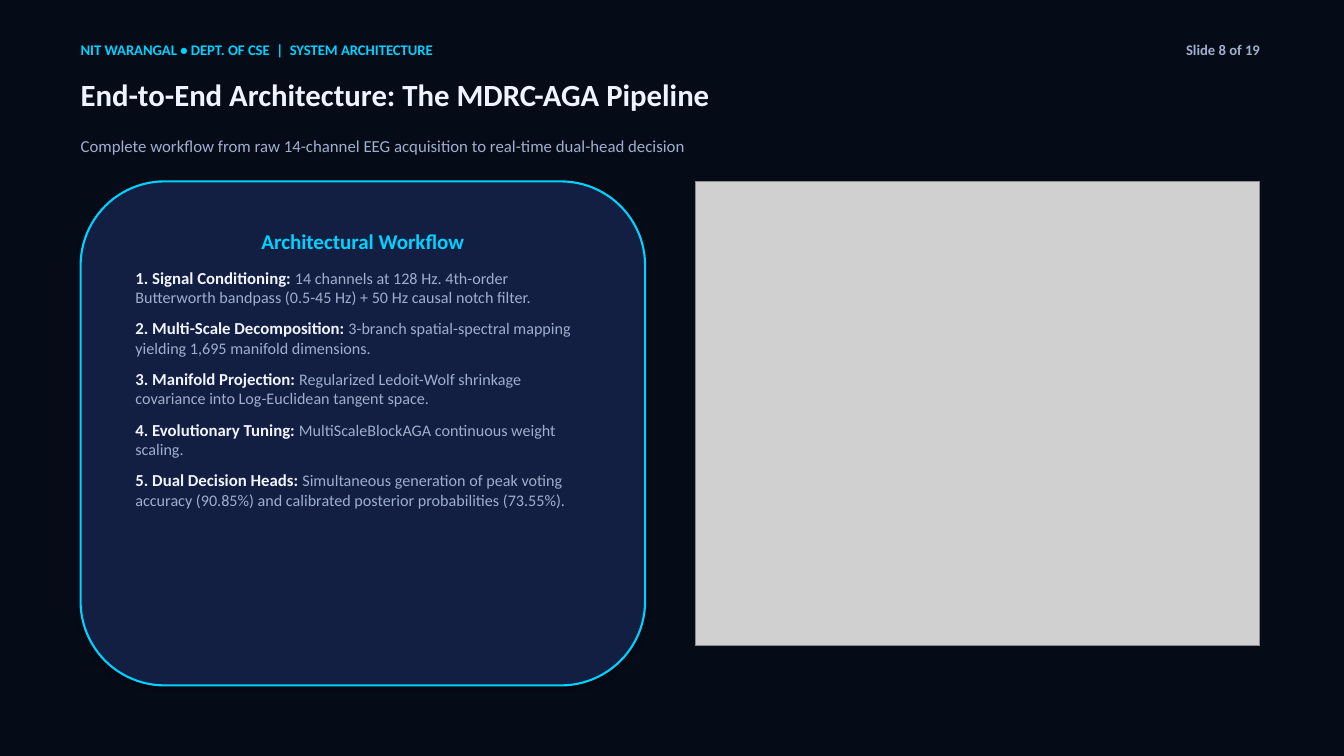
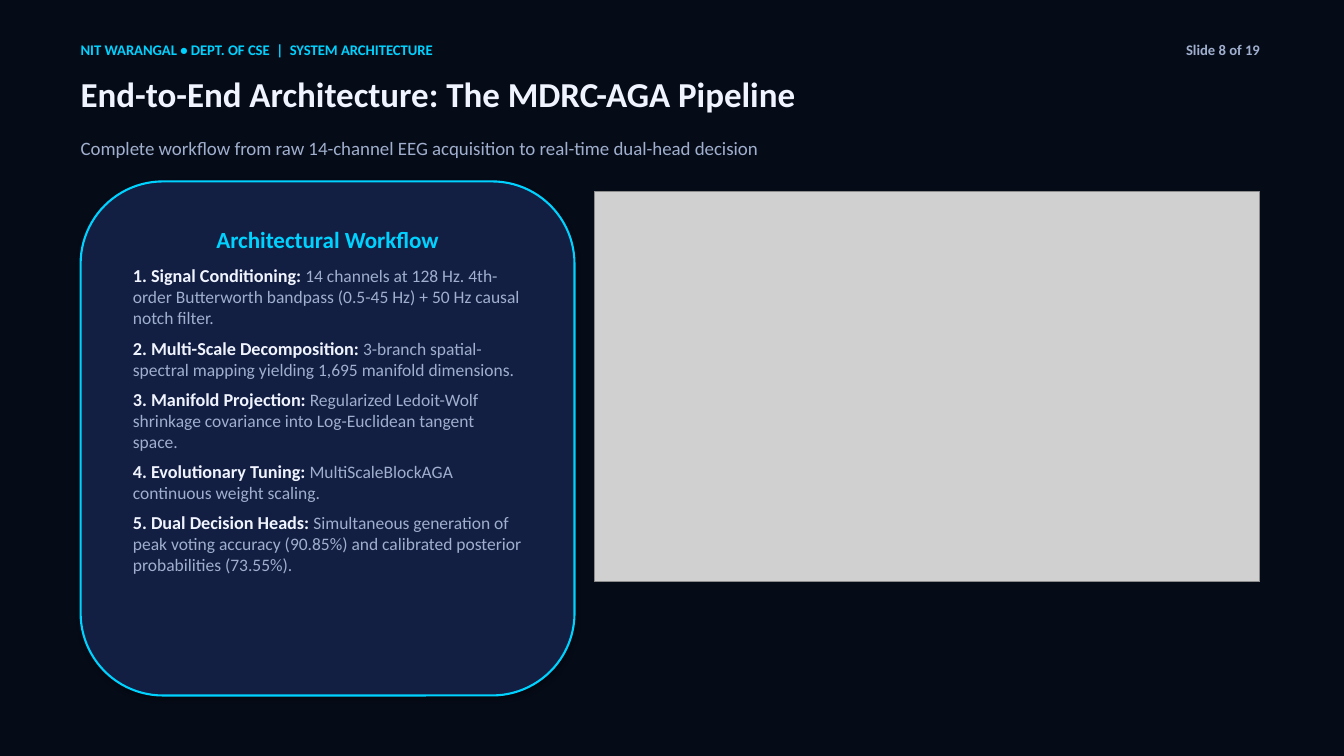
Before and after one commit to bharrdwajsaurabh-git/NITW-Topic6-EEG-Imagined-Words, a slide deck: slide 8 of NITW_Topic6_Presentation.pptx. Drawn at 1344x756 pixels with LibreOffice and Linux fonts; fonts in the diff are those of the drawing; grey boxes stand for pictures. Boxes give left, top, right and bottom in pixels: in the first picture for what was removed or moved away, otherwise in the second. Text is boxed around its words. In the diff, an @@ line names an element or a change of style, - is before the commit and + after.

Commit message:
Eliminate browser print headers/footers, feature architecture diagram on Slide 8, replace red with warm amber, enlarge slide typography, add Thank You section, and sync PPTX/PDF/HTML decks

```diff
--- a/NITW_Topic6_Presentation.pptx
+++ b/NITW_Topic6_Presentation.pptx
@@ text "End-to-End Architecture: The MDRC-AGA Pipeline" at (81, 82, 795, 113): size 22 to 25 pt @@
@@ text "Complete workflow from raw 14-channel ..." at (81, 142, 758, 158): size 12 to 13.5 pt @@
@@ rounded rectangle "Architectural Workflow": place and size @@
-rounded rectangle "Architectural Workflow" at (81, 181, 645, 686)
+rounded rectangle "Architectural Workflow" at (81, 181, 575, 696)
@@ rounded rectangle "Architectural Workflow" at (81, 181, 575, 696): size 15 to 16.5 pt in "Architectural Workflow"; size 12 to 13 pt in "1. Signal Conditioning:", "2. Multi-Scale Decomposition:", "3. Manifold Projection:", "4. Evolutionary Tuning:" and 1 more places; size 11.5 to 12.5 pt in "14 channels at 128 Hz. 4th-order Butterworth ...", "3-branch spatial-spectral mapping yielding 1,695 manifold di ...", "Regularized Ledoit-Wolf shrinkage covariance into Log-Euclid ...", "MultiScaleBlockAGA continuous weight scaling." and 1 more places; less space between paragraphs @@
@@ picture: place and size @@
-picture at (696, 181, 1260, 646)
+picture at (595, 192, 1260, 582)
```
Also in this commit, not shown: 17 other slides changed, 8 other files.
